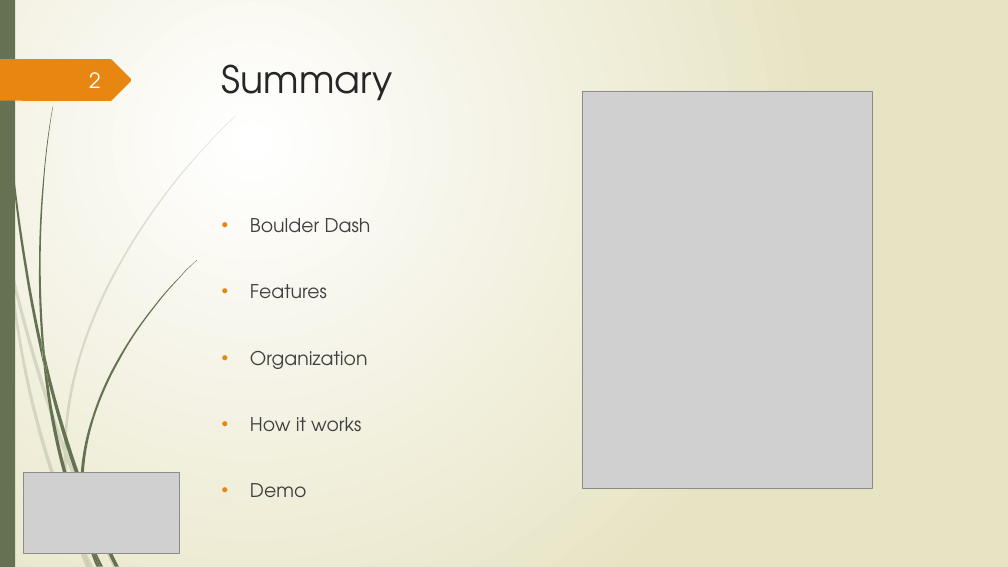
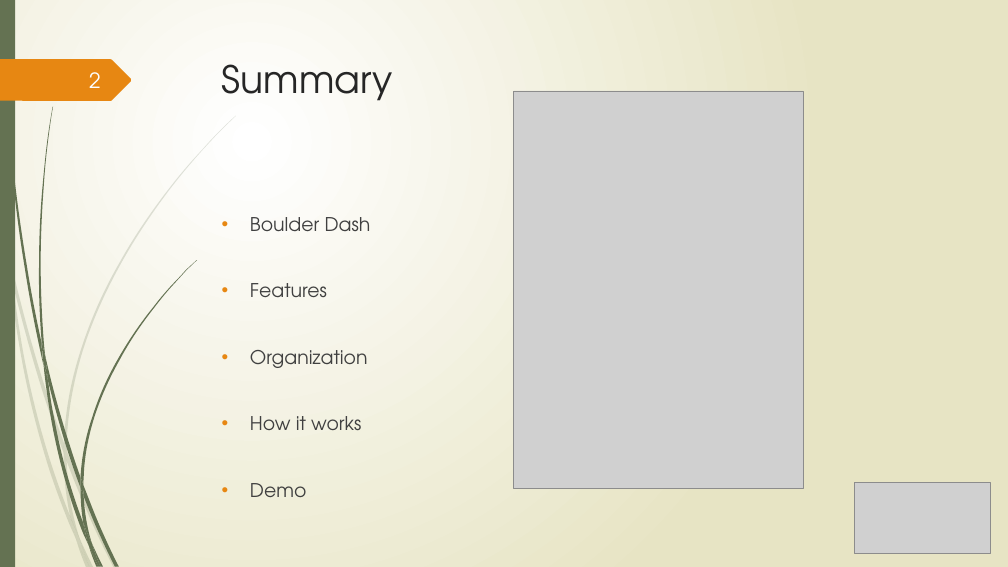
Before and after one commit to AlexandreTavernier/Boulderdash2, a slide deck: slide 2 of Boulder Dash Java Project.pptx. Drawn at 1008x567 pixels with LibreOffice and Linux fonts; fonts in the diff are those of the drawing; grey boxes stand for pictures. Boxes give left, top, right and bottom in pixels: in the first picture for what was removed or moved away, otherwise in the second. Text is boxed around its words. In the diff, an @@ line names an element or a change of style, - is before the commit and + after.

```diff
--- a/Boulder Dash Java Project.pptx
+++ b/Boulder Dash Java Project.pptx
@@ picture moved from (x1=583, y1=91, x2=873, y2=488) to (x1=514, y1=91, x2=804, y2=488) @@
@@ freeform shape added at (x1=80, y1=477, x2=83, y2=496), fill #647252 @@
@@ freeform shape added at (x1=80, y1=488, x2=91, y2=544), fill #647252 @@
@@ picture resized from (x1=23, y1=473, x2=179, y2=554) to (x1=855, y1=483, x2=991, y2=554) @@
```
Also in this commit, not shown: 7 other slides changed.
